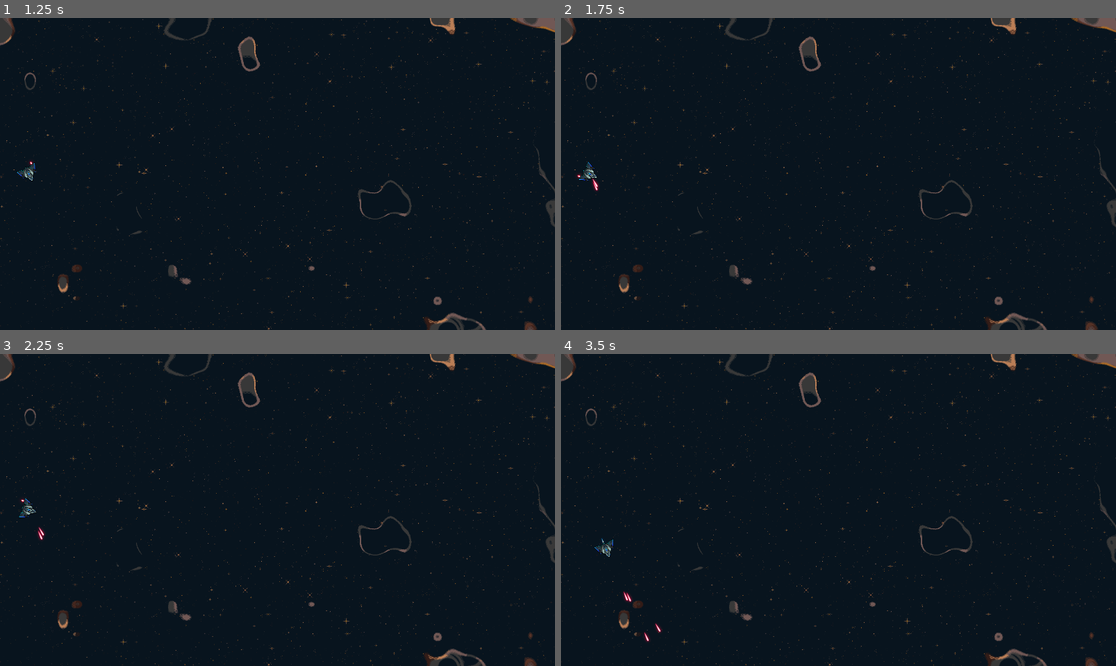
Above: before the commit, frames 1-4 (two rows, left to right).
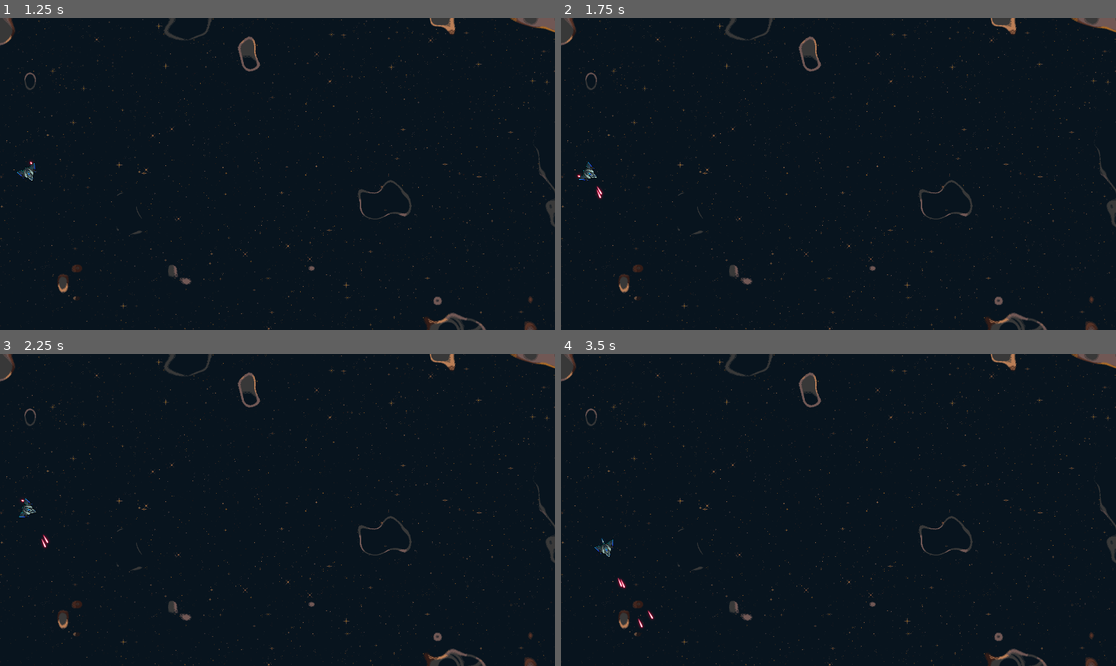
Above: after the commit, the same moments.

Repository: JaroslavZmolik/untitled-space-game
Game: Godot game, scene res://main.tscn
Same seed, same stepped clock (60 frames per second), same inputs: the game is played once before the commit and once after it.
Inputs:
- Up to frame 1 (1.25 s): tap Enter at 0.5 s; hold Right (turn_right) from 0.53 s (still down); hold Down (decelerate) from 0.53 s (still down)
- Up to frame 2 (1.75 s): tap Space (shoot_laser) at 1.25, 1.35 s; release Right (turn_right) at 1.28 s; release Down (decelerate) at 1.28 s; hold Left (turn_left) from 1.28 s (still down)
- Up to frame 3 (2.25 s): tap Enter at 2 s; release Left (turn_left) at 2.03 s; hold Right (turn_right) from 2.03 s (still down); hold Down (decelerate) from 2.03 s (still down)
- Up to frame 4 (3.5 s): tap Space (shoot_laser) at 2.75, 2.85 s; release Right (turn_right) at 2.78 s; release Down (decelerate) at 2.78 s; hold Up (accelerate) from 2.78 s (still down)

Frame 1 is identical in both runs. In frame 2, less than 0.1% of the frame differs, in the area x 5-8%, y 51-59%; in frame 3, less than 0.1%; in frame 4, 0.2%, in the area x 10-19%, y 71-93%.

Commit message:
Set max speed for lasers

Diff:
--- a/laser.gd
+++ b/laser.gd
@@ -4,6 +4,7 @@
 var _base_speed = 100
 var _screen_size : Vector2
 var _speed_multiplier = 1.0
+var _max_speed = 450.0
 
 
 # Called when the node enters the scene tree for the first time.
@@ -14,7 +15,7 @@
 # Called every frame. 'delta' is the elapsed time since the previous frame.
 func _process(delta):
 	var velocity := Vector2.from_angle(rotation - (PI / 2))
-	velocity = (velocity.normalized() * _base_speed * _speed_multiplier) if velocity.length() > 0 else velocity
+	velocity = (velocity.normalized() * min(_base_speed * _speed_multiplier, _max_speed)) if velocity.length() > 0 else velocity
 	position += velocity * delta
 	if position.x > _screen_size.x or position.x < 0:
 		queue_free()
--- a/main.gd
+++ b/main.gd
@@ -17,4 +17,6 @@
 	var laser = laser_scene.instantiate()
 	laser.position = $Player.position
 	laser.rotation = $Player.rotation
+	# Move laser in front of the ship
+	laser.move_local_y(-30)
 	$Lasers.add_child(laser)
